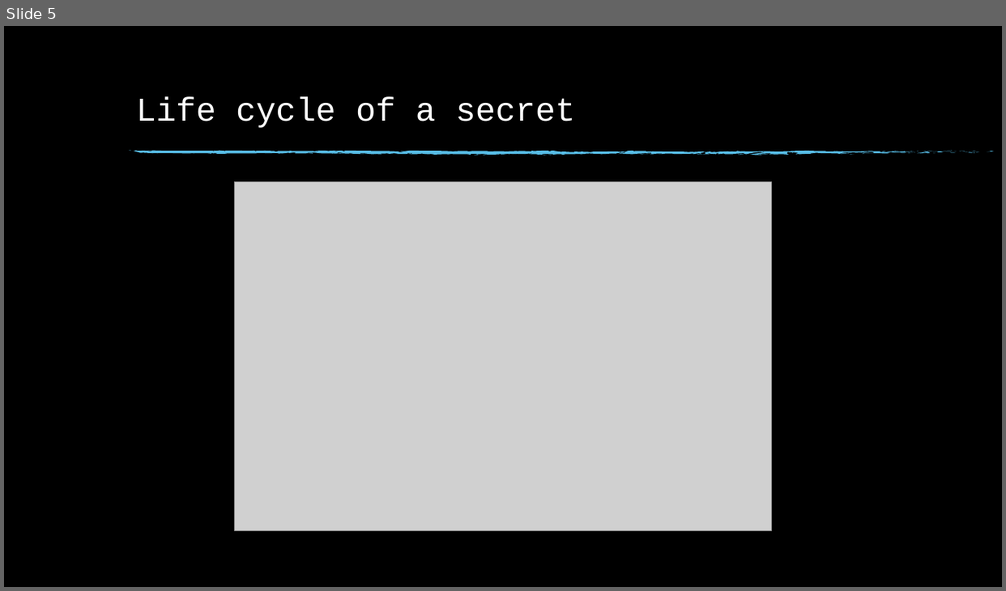
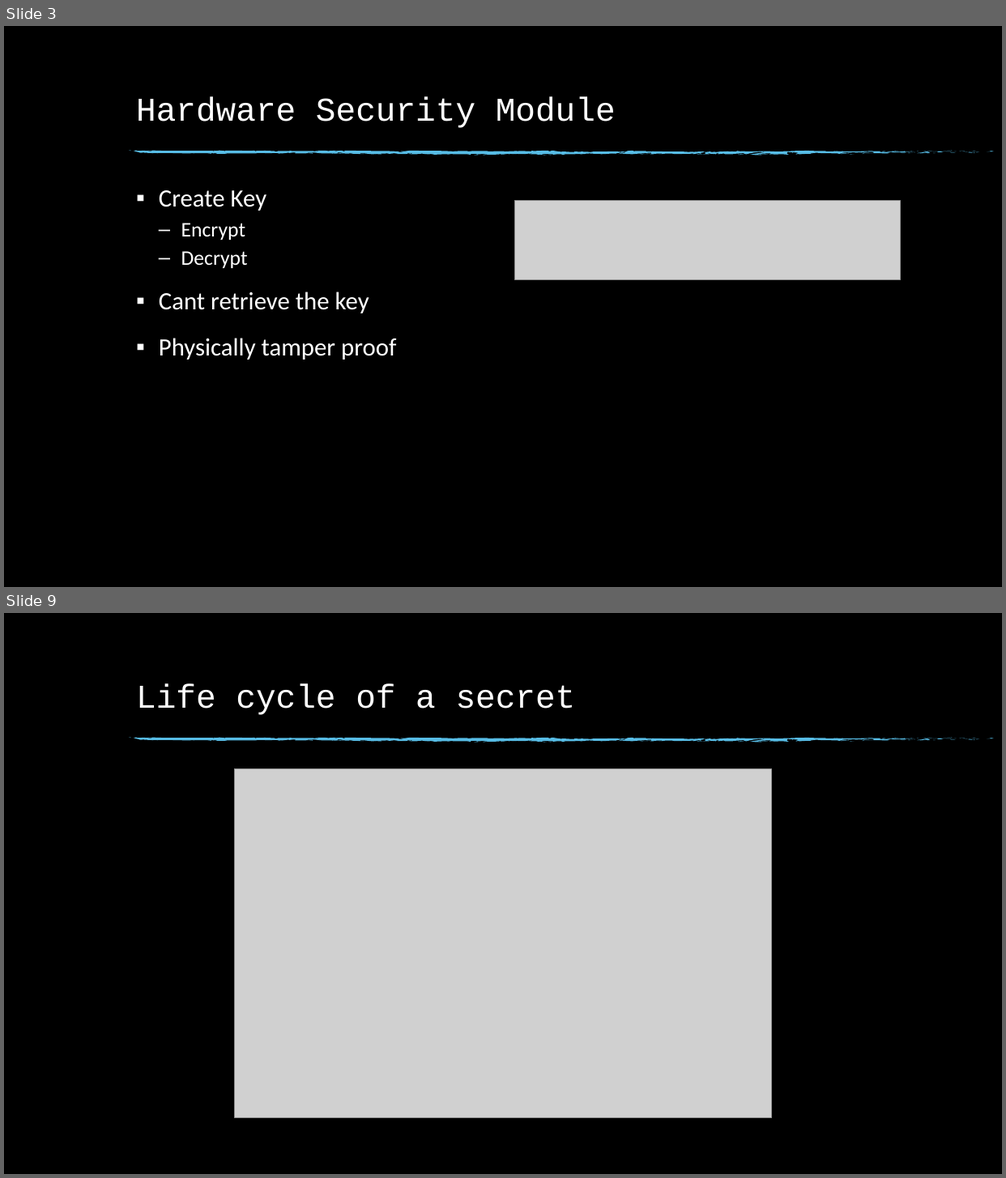
Before and after one commit to RihanMeij/KeyVaultDemo, a slide deck: Key Vault.pptx. Shown one above the other, each under a label of ours: slide 5 before the commit, slides 3 and 9 after it; the slides between them are not shown. The pictures are 1006x591 and 1006x1178 pixels, drawn with LibreOffice and Linux fonts; fonts in the diff are those of the drawing; grey boxes stand for pictures; background and template pictures are left out. Boxes give left, top, right and bottom in pixels: in the first picture for what was removed or moved away, otherwise in the second. Text is boxed around its words. In the diff, an @@ line names an element or a change of style, - is before the commit and + after.

```diff
--- a/Key Vault.pptx
+++ b/Key Vault.pptx
@@ slide 3 added at box(4, 26, 1002, 587), background picture (left out); not listed: 74 template elements that a slide beside it also shows @@
@@ title added at box(136, 96, 616, 128), 32 pt, text #FFFFFF @@
+Hardware Security Module
@@ text added at box(159, 190, 396, 360), 24 pt, text #FFFFFF @@
+▪ Create Key
+  – Encrypt
+  – Decrypt
+▪ Cant retrieve the key
+▪ Physically tamper proof
@@ picture added at box(514, 200, 900, 280) @@
@@ what was slide 5 is now slide 9 @@
```
Also in this commit, not shown: 3 slides changed, 7 other slides added, 2 slides removed, 4 other files.
